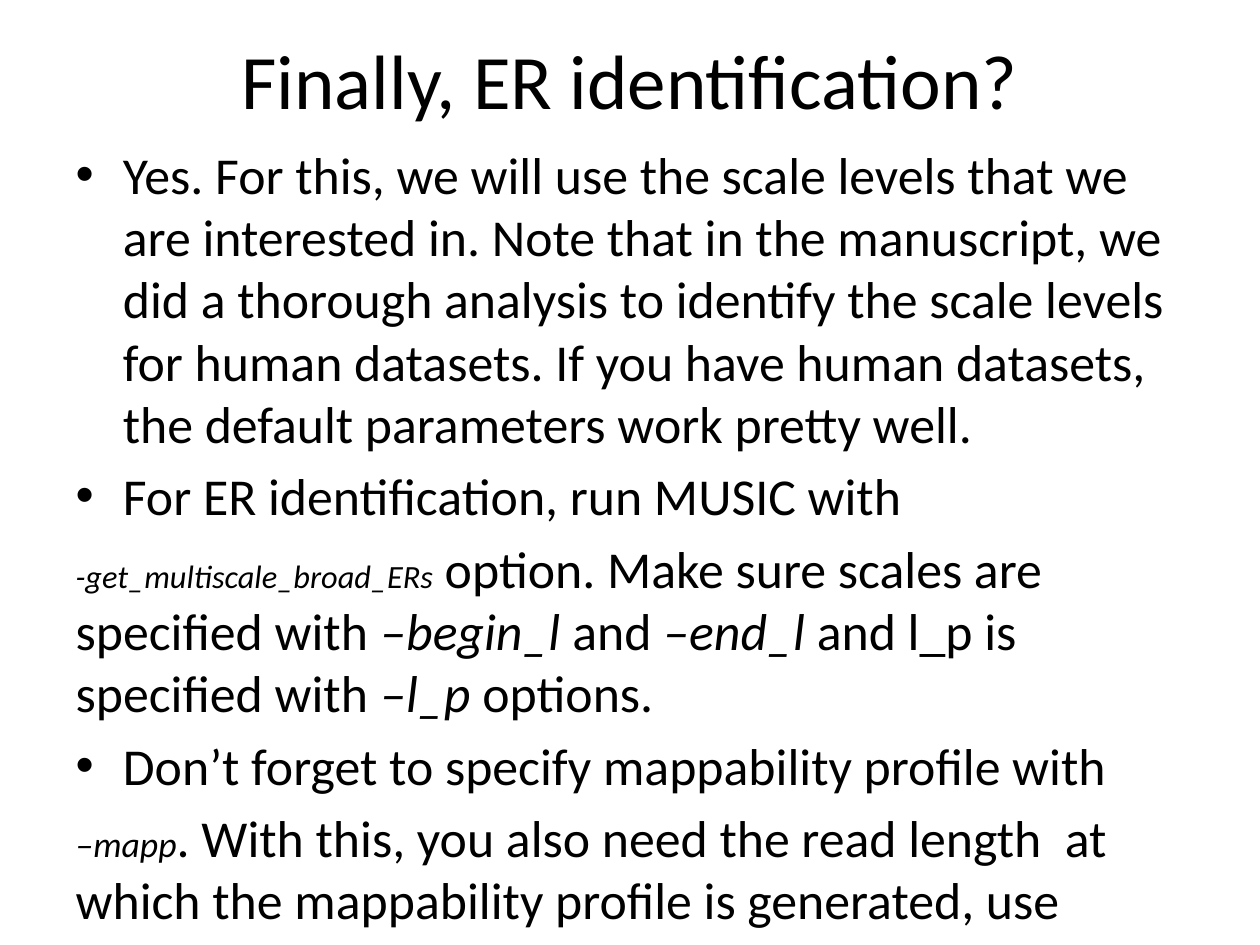
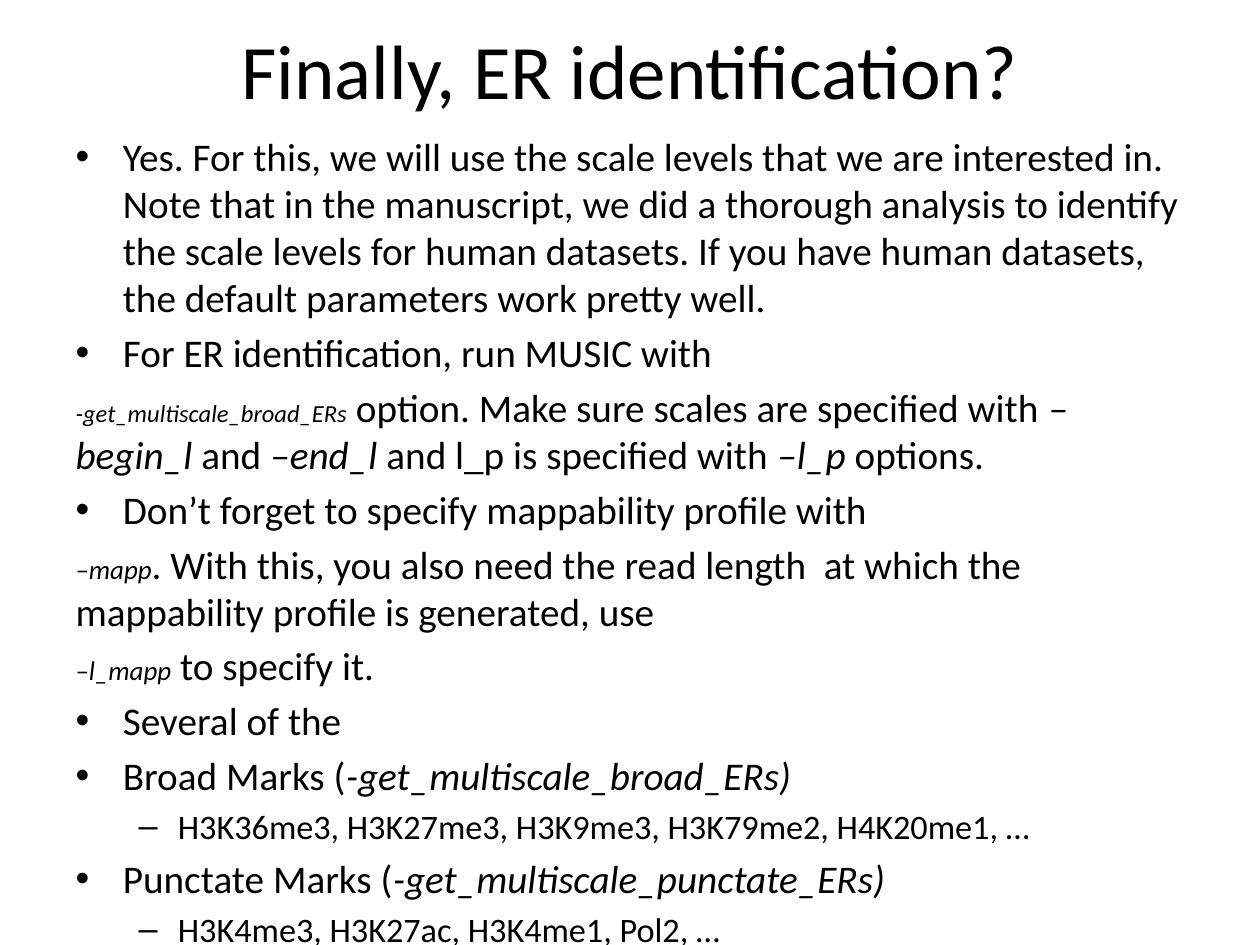
Before and after one commit to gersteinlab/MUSIC, a slide deck: slide 9 of Introduction to MUSIC.pptx. Drawn at 1260x945 pixels with LibreOffice and Linux fonts; fonts in the diff are those of the drawing. Boxes give left, top, right and bottom in pixels: in the first picture for what was removed or moved away, otherwise in the second. Text is boxed around its words. In the diff, an @@ line names an element or a change of style, - is before the commit and + after.

Commit message:
Documentation update
Documentation update

```diff
--- a/Introduction to MUSIC.pptx
+++ b/Introduction to MUSIC.pptx
@@ title "Finally, ER identification?": place and size @@
-title "Finally, ER identification?" at [242,55,1017,122]
+title "Finally, ER identification?" at [242,45,1017,112]
@@ text "Yes. For this, we will ...": place and size @@
-text "Yes. For this, we will ..." at [76,158,1163,928]
+text "Yes. For this, we will ..." at [76,143,1178,945]
@@ text at [76,143,1178,687]: size 29.6 to 22.4 pt in "Yes. For this, we will use the ...", "For ER identification, run MUSIC with", "option. Make sure scales are specified with ...", "Don’t forget to specify mappability profile with" and 2 more places; size 18.5 to 14 pt in "-get_multiscale_broad_ERs"; size 20.4 to 15.4 pt in "–mapp.", "–l_mapp"; less space between paragraphs @@
@@ text at [123,707,998,945]: paragraphs added @@
+• Several of the
+• Broad Marks (-get_multiscale_broad_ERs)
+  – H3K36me3, H3K27me3, H3K9me3, H3K79me2, H4K20me1, …
+• Punctate Marks (-get_multiscale_punctate_ERs)
+  – H3K4me3, H3K27ac, H3K4me1, Pol2, …
+  – MUSIC identifies the troughs for these ERs
+• TFs (-get_TF_peaks): Activators, Repressors,
+  – A lot; CTCF, Oct2, Sox4, Nanog, P300, CBP, …
```
